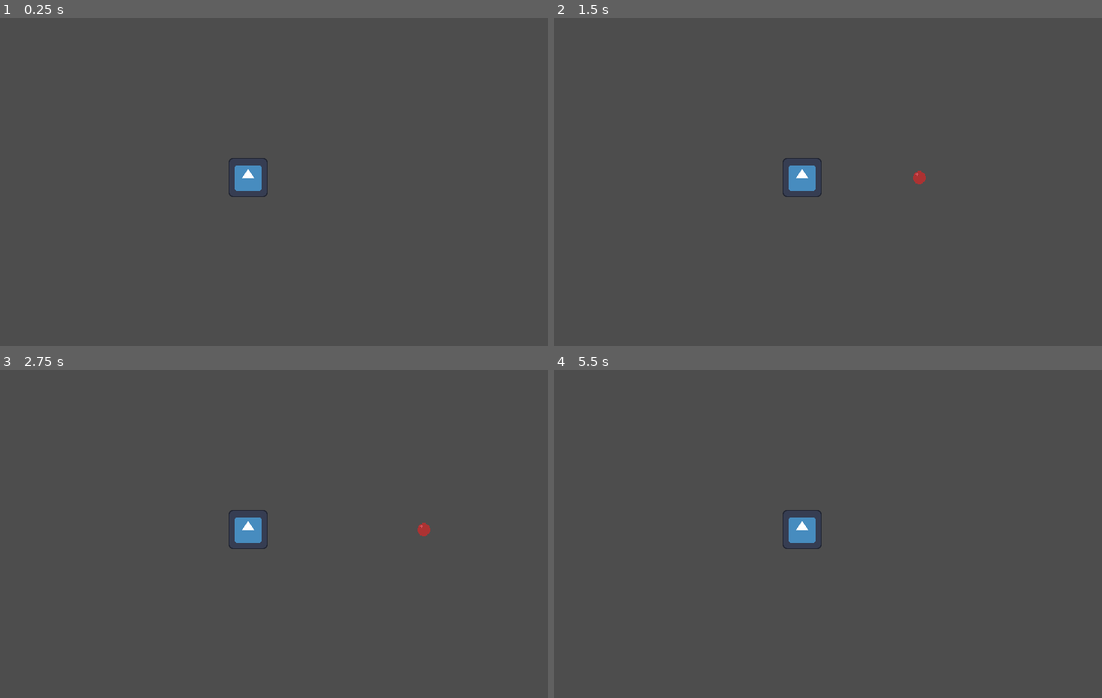
Above: before the commit, frames 1-4 (two rows, left to right).
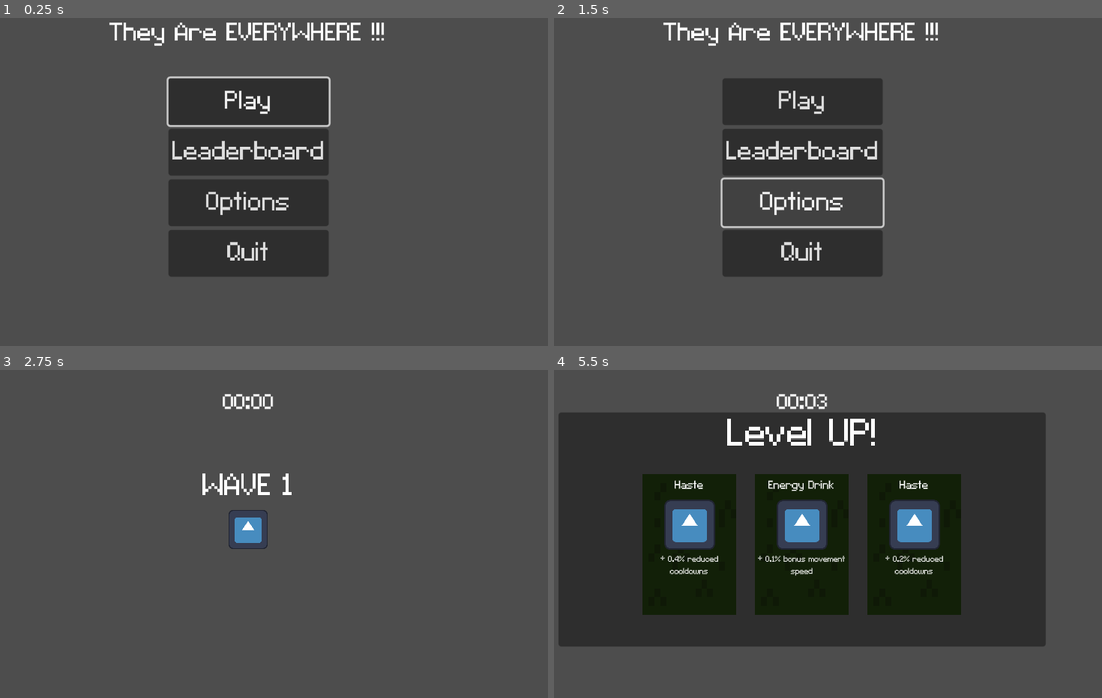
Above: after the commit, the same moments.

Repository: RenatoCLa/architecture-jam-2024
Game: Godot game, scene res://Scenes/rooms/Main_menu.tscn
Same seed, same stepped clock (60 frames per second), same inputs: the game is played once before the commit and once after it. Before the commit the project starts from res://Scenes/rooms/enemy_spawner_test_room.tscn. The engine's default icon, where the game draws it, is replaced by a stand-in: a white triangle on a blue panel in a dark square.
Inputs (mouse positions are in pixels of both pictures, inside the frame that each line leads up to):
- Up to frame 1 (0.25 s): no input
- Up to frame 2 (1.5 s): click (800, 152) at 0.5 s, where only the run after the commit has a clickable "Leaderboard"; click (800, 201) at 1.25 s, where only the run after the commit has a clickable "Options"
- Up to frame 3 (2.75 s): click (246, 455) at 2 s, where only the run after the commit has a clickable "Play"
- Up to frame 4 (5.5 s): move the mouse to (932, 511) at 2.77 s; press the mouse at (932, 511) at 2.78 s; hold D (walk_right) 2.78-3.53 s; move the mouse to (680, 547) at 3.52 s; release the mouse at (680, 547) at 3.53 s; hold S (walk_down) 3.53-4.28 s; click (680, 547) at 3.6 s; move the mouse to (860, 455) at 4.27 s; press the mouse at (860, 455) at 4.28 s; hold D (walk_right) 4.28-5.03 s; move the mouse to (773, 596) at 5.02 s; release the mouse at (773, 596) at 5.03 s; hold W (walk_up) from 5.03 s (still down); click (773, 596) at 5.1 s

The runs differ from the first frame. In frame 1, 17% of the frame differs, in the area x 19-71%, y 1-79%; in frame 2, 14%; in frame 3, 0.7%; in frame 4, 61%, in the area x 0-90%, y 7-85%.

Commit message:
Added main menu and game time tracker

Diff:
--- /dev/null
+++ b/Scenes/game_time.gd
@@ -0,0 +1,18 @@
+extends Control
+
+var time: float = 0.0
+var seconds: int = 0
+var minutes: int = 0
+
+var stopped: bool
+
+func _process(delta: float) -> void:
+	if !stopped:
+		time += delta
+		seconds = fmod(time, 60)
+		minutes = fmod(time, 3600)/60
+		$Time.text = "%02d:" % minutes + "%02d" % seconds
+
+
+func time_stop() -> void:
+	stopped = true
--- a/Scenes/player.tscn
+++ b/Scenes/player.tscn
@@ -7,6 +7,8 @@
 [ext_resource type="Texture2D" uid="uid://jbupabfjuqys" path="res://Sprites/backdrop.png" id="4_qygbs"]
 [ext_resource type="Script" path="res://Scripts/detect_enemies.gd" id="5_7255h"]
 [ext_resource type="Script" path="res://Scripts/Class Scripts/generic_attack.gd" id="5_76407"]
+[ext_resource type="Script" path="res://Scenes/game_time.gd" id="8_33gcc"]
+[ext_resource type="Theme" uid="uid://t73g016048ng" path="res://font_placeholder.tres" id="8_geujg"]
 
 [sub_resource type="Curve2D" id="Curve2D_td6gv"]
 _data = {
@@ -22,6 +24,9 @@
 
 [sub_resource type="CircleShape2D" id="CircleShape2D_ngnva"]
 radius = 275.0
+
+[sub_resource type="LabelSettings" id="LabelSettings_wil4a"]
+font_size = 26
 
 [node name="Player" type="CharacterBody2D" groups=["player"]]
 motion_mode = 1
@@ -88,3 +93,31 @@
 
 [node name="Enemy Detection" type="CollisionShape2D" parent="Holster"]
 shape = SubResource("CircleShape2D_ngnva")
+
+[node name="GUI" type="CanvasLayer" parent="."]
+
+[node name="Time_Control" type="Control" parent="GUI"]
+layout_mode = 3
+anchors_preset = 5
+anchor_left = 0.5
+anchor_right = 0.5
+offset_top = 32.0
+offset_bottom = 32.0
+grow_horizontal = 2
+mouse_filter = 2
+script = ExtResource("8_33gcc")
+
+[node name="Time" type="Label" parent="GUI/Time_Control"]
+layout_mode = 1
+anchors_preset = 5
+anchor_left = 0.5
+anchor_right = 0.5
+offset_left = -27.5
+offset_right = 27.5
+offset_bottom = 26.0
+grow_horizontal = 2
+theme = ExtResource("8_geujg")
+text = "TIMER"
+label_settings = SubResource("LabelSettings_wil4a")
+horizontal_alignment = 1
+vertical_alignment = 1
--- /dev/null
+++ b/Scenes/rooms/Main_menu.tscn
@@ -0,0 +1,84 @@
+[gd_scene load_steps=3 format=3 uid="uid://xmh07xugyqyc"]
+
+[ext_resource type="Script" path="res://Scripts/main_menu.gd" id="1_5hm27"]
+[ext_resource type="Theme" uid="uid://t73g016048ng" path="res://font_placeholder.tres" id="1_ud1gt"]
+
+[node name="Menu" type="Control"]
+layout_mode = 3
+anchors_preset = 15
+anchor_right = 1.0
+anchor_bottom = 1.0
+grow_horizontal = 2
+grow_vertical = 2
+script = ExtResource("1_5hm27")
+
+[node name="Background" type="TextureRect" parent="."]
+layout_mode = 1
+anchors_preset = 15
+anchor_right = 1.0
+anchor_bottom = 1.0
+grow_horizontal = 2
+grow_vertical = 2
+
+[node name="Title" type="Label" parent="."]
+layout_mode = 1
+anchors_preset = 5
+anchor_left = 0.5
+anchor_right = 0.5
+offset_left = -148.0
+offset_top = 10.0
+offset_right = 148.0
+offset_bottom = 42.0
+grow_horizontal = 2
+theme = ExtResource("1_ud1gt")
+theme_override_font_sizes/font_size = 32
+text = "They Are EVERYWHERE !!!"
+
+[node name="Options" type="VBoxContainer" parent="."]
+layout_mode = 1
+anchors_preset = 8
+anchor_left = 0.5
+anchor_top = 0.5
+anchor_right = 0.5
+anchor_bottom = 0.5
+offset_left = -75.0
+offset_top = -106.0
+offset_right = 75.0
+offset_bottom = 106.0
+grow_horizontal = 2
+grow_vertical = 2
+
+[node name="Play" type="Button" parent="Options"]
+custom_minimum_size = Vector2(0, 50)
+layout_mode = 2
+focus_neighbor_top = NodePath("../Quit")
+theme = ExtResource("1_ud1gt")
+theme_override_font_sizes/font_size = 32
+text = "Play"
+
+[node name="Leaderboard" type="Button" parent="Options"]
+custom_minimum_size = Vector2(0, 50)
+layout_mode = 2
+theme = ExtResource("1_ud1gt")
+theme_override_font_sizes/font_size = 32
+text = "Leaderboard"
+
+[node name="Options" type="Button" parent="Options"]
+custom_minimum_size = Vector2(0, 50)
+layout_mode = 2
+theme = ExtResource("1_ud1gt")
+theme_override_font_sizes/font_size = 32
+text = "Options"
+
+[node name="Quit" type="Button" parent="Options"]
+custom_minimum_size = Vector2(0, 50)
+layout_mode = 2
+focus_neighbor_bottom = NodePath("../Play")
+theme = ExtResource("1_ud1gt")
+theme_override_font_sizes/font_size = 32
+text = "Quit"
+
+[connection signal="pressed" from="Options/Play" to="." method="_on_play_pressed"]
+[connection signal="pressed" from="Options/Leaderboard" to="." method="_on_leaderboard_pressed"]
+[connection signal="pressed" from="Options/Options" to="." method="_on_options_pressed"]
+[connection signal="pressed" from="Options/Quit" to="." method="_on_quit_pressed"]
--- a/Scenes/upgrade_option.tscn
+++ b/Scenes/upgrade_option.tscn
@@ -61,6 +61,7 @@
 offset_bottom = 20.0
 grow_horizontal = 2
 theme = ExtResource("2_j5exn")
+theme_override_font_sizes/font_size = 14
 text = "Rusty pistol"
 horizontal_alignment = 1
 autowrap_mode = 2
--- /dev/null
+++ b/Scenes/wave_popup.tscn
@@ -0,0 +1,28 @@
+[gd_scene load_steps=4 format=3 uid="uid://bc6int1l1gme5"]
+
+[ext_resource type="Script" path="res://Scripts/wave_popup.gd" id="1_fmgnl"]
+[ext_resource type="Theme" uid="uid://t73g016048ng" path="res://font_placeholder.tres" id="2_3bruy"]
+
+[sub_resource type="LabelSettings" id="LabelSettings_sjl13"]
+font_size = 20
+
+[node name="CanvasLayer" type="CanvasLayer"]
+script = ExtResource("1_fmgnl")
+
+[node name="Label" type="Label" parent="."]
+anchors_preset = 8
+anchor_left = 0.5
+anchor_top = 0.5
+anchor_right = 0.5
+anchor_bottom = 0.5
+offset_left = -47.0
+offset_top = -70.0
+offset_right = 47.0
+offset_bottom = -22.0
+grow_horizontal = 2
+grow_vertical = 2
+theme = ExtResource("2_3bruy")
+text = "WAVE"
+label_settings = SubResource("LabelSettings_sjl13")
+horizontal_alignment = 1
+vertical_alignment = 1
--- a/Scripts/enemy_spawner.gd
+++ b/Scripts/enemy_spawner.gd
@@ -22,6 +22,7 @@
 var enemy: PackedScene = preload("res://Scenes/base_enemy.tscn")
 
 #Onready variables
+@onready var wave_popup: PackedScene = preload("res://Scenes/wave_popup.tscn")
 @onready var player: CharacterBody2D = get_tree().get_first_node_in_group("player") #reference to the player node
 @onready var rng: RandomNumberGenerator = RandomNumberGenerator.new()
 @onready var spawn_range: PathFollow2D #area where enemies can spawn
@@ -112,7 +113,7 @@
 func start_wave() -> void:
 	print("dmg_multi: ", g_dmg_multi)
 	#display text here saying WAVE "N" once wave starts
-	#
+	display_wave_info()
 	print("wave started")
 
 	#tells the game how many enemies should spawn in this wave
@@ -138,6 +139,11 @@
 		spawned_enemies += 1
 		print("spawned: ", spawned_enemies, " / Wave: ", current_wave)
 		print(current_wave - spawned_enemies, " Remaining")
+
+func display_wave_info() -> void:
+	var popup = wave_popup.instantiate()
+	add_child(popup)
+	popup.label.text += str(wave)
 
 #called when the wave is finished
 func wave_over() -> void:
--- a/Scripts/leveling_system.gd
+++ b/Scripts/leveling_system.gd
@@ -5,8 +5,8 @@
 #LVL Stats
 var level: int = 1
 var current_xp: int = 0
-var xp_treshold: int = 25
-var xp_increase: int = 15
+var xp_treshold: int = 1
+var xp_increase: int = 1
 var xp_increase_multi: int = 0.5
 
 #Booleans
--- /dev/null
+++ b/Scripts/main_menu.gd
@@ -0,0 +1,21 @@
+extends Control
+
+#load level
+@onready var level = preload("res://Scenes/rooms/enemy_spawner_test_room.tscn")
+
+func _ready() -> void:
+	$Options/Play.grab_focus()
+
+func _on_play_pressed() -> void:
+	get_tree().change_scene_to_packed(level)
+
+func _on_leaderboard_pressed() -> void:
+	pass # Replace with function body.
+
+
+func _on_options_pressed() -> void:
+	pass # Replace with function body.
+
+
+func _on_quit_pressed() -> void:
+	get_tree().quit()
--- /dev/null
+++ b/Scripts/wave_popup.gd
@@ -0,0 +1,15 @@
+extends CanvasLayer
+
+@onready var label: Label = $Label
+var x
+
+func _ready() -> void:
+	zoom_foward()
+	label.text = "WAVE "
+	label.label_settings
+
+func zoom_foward() -> void:
+	var tween = get_tree().create_tween()
+	tween.tween_property(label.label_settings, "font_size", 60, 1.5)
+	tween.tween_property(label, "modulate", Color.TRANSPARENT, .5)
+	tween.tween_callback(queue_free)
--- a/project.godot
+++ b/project.godot
@@ -11,7 +11,7 @@
 [application]
 
 config/name="archGameJam"
-run/main_scene="res://Scenes/rooms/enemy_spawner_test_room.tscn"
+run/main_scene="res://Scenes/rooms/Main_menu.tscn"
 config/features=PackedStringArray("4.3", "Forward Plus")
 config/icon="res://Sprites/icon.svg"
 
@@ -26,6 +26,7 @@
 window/size/window_width_override=960
 window/size/window_height_override=540
 window/stretch/mode="canvas_items"
+window/stretch/aspect="expand"
 
 [dotnet]
 
Not shown: 1 places in Scenes/player.tscn that only renumber resources
Binary file added: Sprites/selected_button_texture.png
Not shown, added: Sprites/selected_button_texture.png.import
Not shown, added: export_presets.cfg
